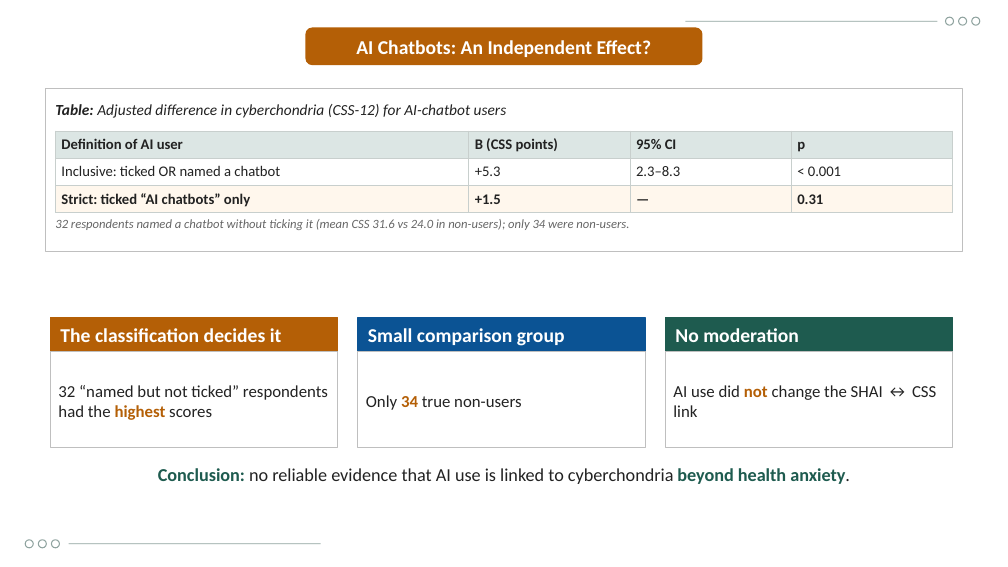
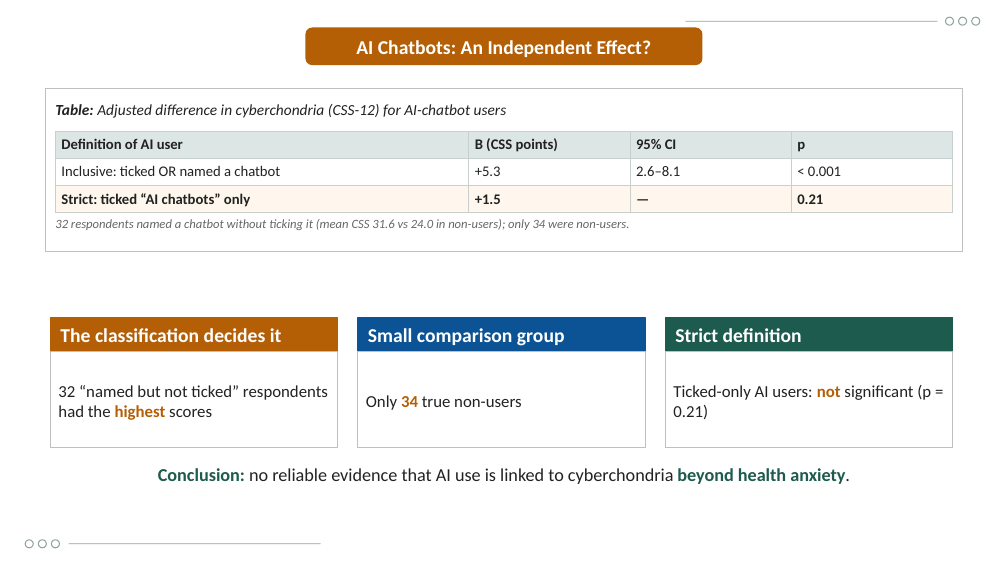
Before and after one commit to Yaseen279/History-Exam, a slide deck: slide 23 of research/output/study/Defence_Presentation_UOBCOM.pptx. Drawn at 1008x567 pixels with LibreOffice and Linux fonts; fonts in the diff are those of the drawing; background and template pictures are left out. Boxes give left, top, right and bottom in pixels: in the first picture for what was removed or moved away, otherwise in the second. Text is boxed around its words. In the diff, an @@ line names an element or a change of style, - is before the commit and + after.

```diff
--- a/research/output/study/Defence_Presentation_UOBCOM.pptx
+++ b/research/output/study/Defence_Presentation_UOBCOM.pptx
@@ table at (55, 131, 953, 232) @@
-row 2, column 3: 2.3–8.3
+row 2, column 3: 2.6–8.1
-row 3, column 4: 0.31
+row 3, column 4: 0.21
@@ text at (675, 328, 802, 342): text changed @@
-No moderation
+Strict definition
@@ text at (673, 385, 931, 419): text changed @@
-AI use did not change the SHAI ↔ CSS link
+Ticked-only AI users: not significant (p = 0.21)
```
Also in this commit, not shown: 12 other slides changed, 14 other files.
